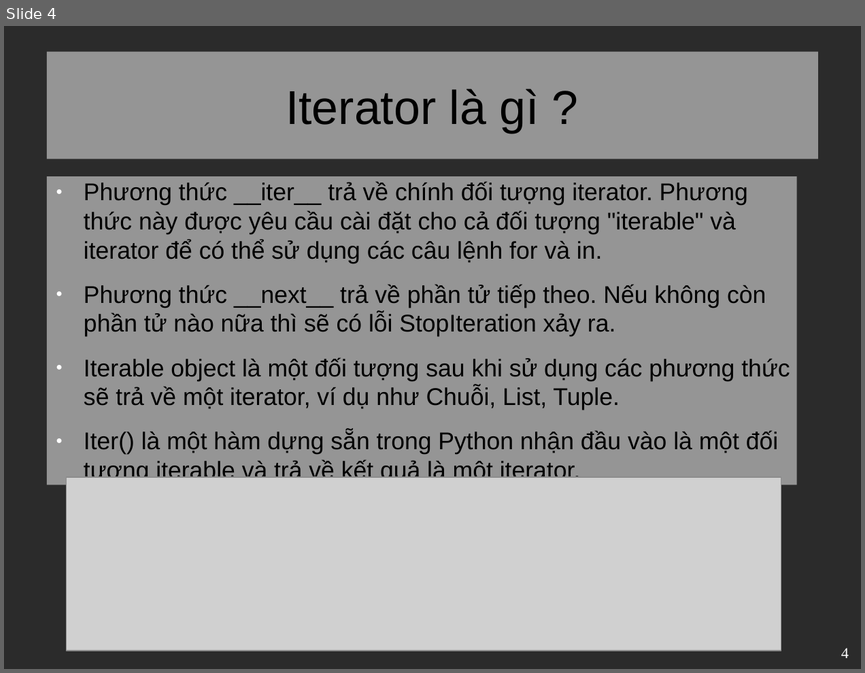
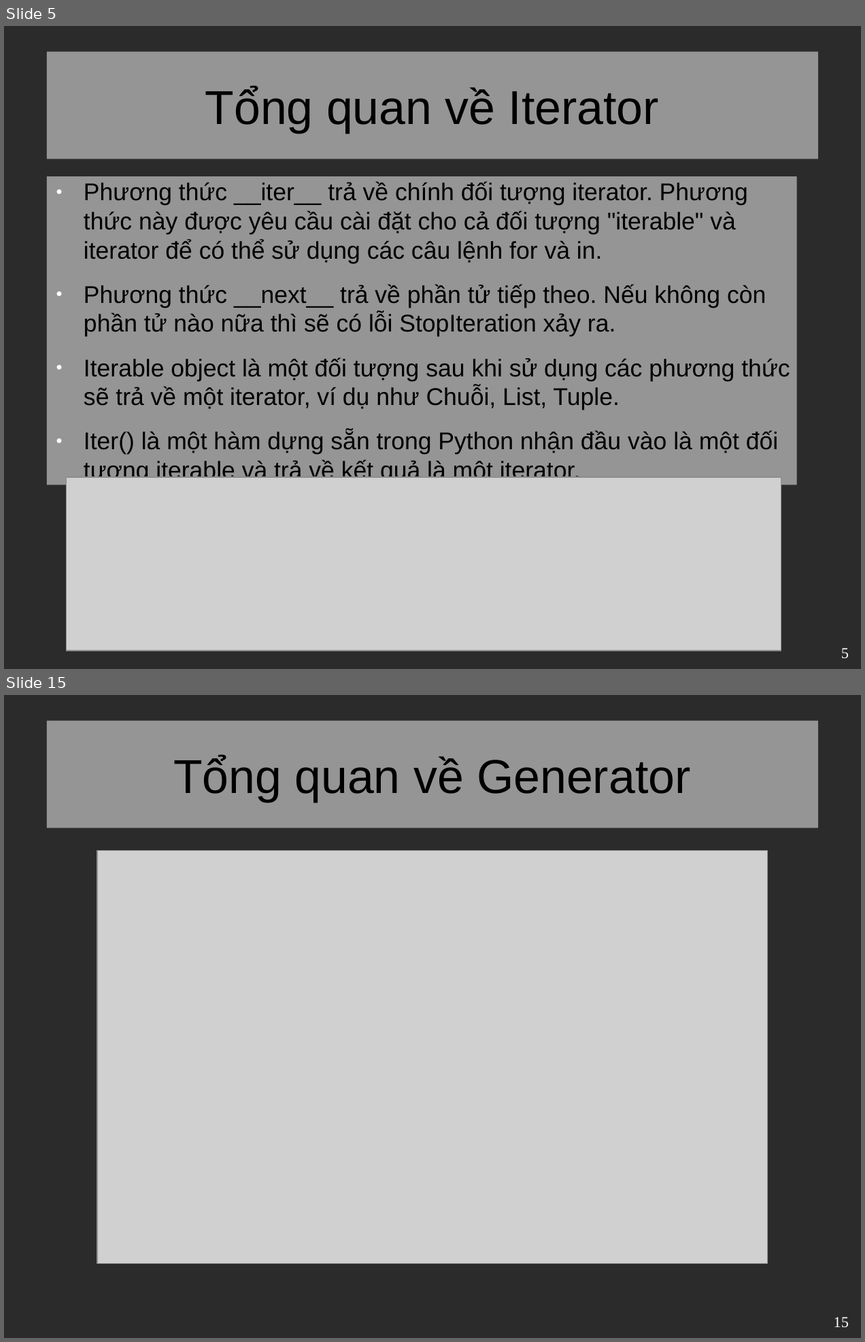
Before and after one commit to VitBomm/presentation, a slide deck: pre.odp. Shown one above the other, each under a label of ours: slide 4 before the commit, slides 5 and 15 after it; the slides between them are not shown. The pictures are 865x673 and 865x1342 pixels, drawn with LibreOffice and Linux fonts; fonts in the diff are those of the drawing; grey boxes stand for pictures; background and template pictures are left out; a plain dark background stands for a picture behind light text. Boxes give left, top, right and bottom in pixels: in the first picture for what was removed or moved away, otherwise in the second. Text is boxed around its words. In the diff, an @@ line names an element or a change of style, - is before the commit and + after.

```diff
--- a/pre.odp
+++ b/pre.odp
@@ slide 15 added at <box>4,695,861,1338</box>, background picture (left out) @@
@@ title added at <box>47,721,818,828</box>, fill #FFFFFF at 50% opacity, 44 pt, text #000000 @@
+Tổng quan về Generator
@@ picture added at <box>97,851,768,1263</box> @@
@@ page number added at <box>834,1317,849,1327</box>, 14 pt, text #FFFFFF @@
+15
@@ what was slide 4 is now slide 5 @@
@@ slide 5 changed as well @@
@@ title at <box>205,86,659,133</box>: text changed @@
-Iterator là gì ?
+Tổng quan về Iterator
@@ page number at <box>841,648,849,658</box>: text changed @@
-4
+5
```
Also in this commit, not shown: 1 other slide changed, 14 other slides added, 2 slides removed, 1 other file.
